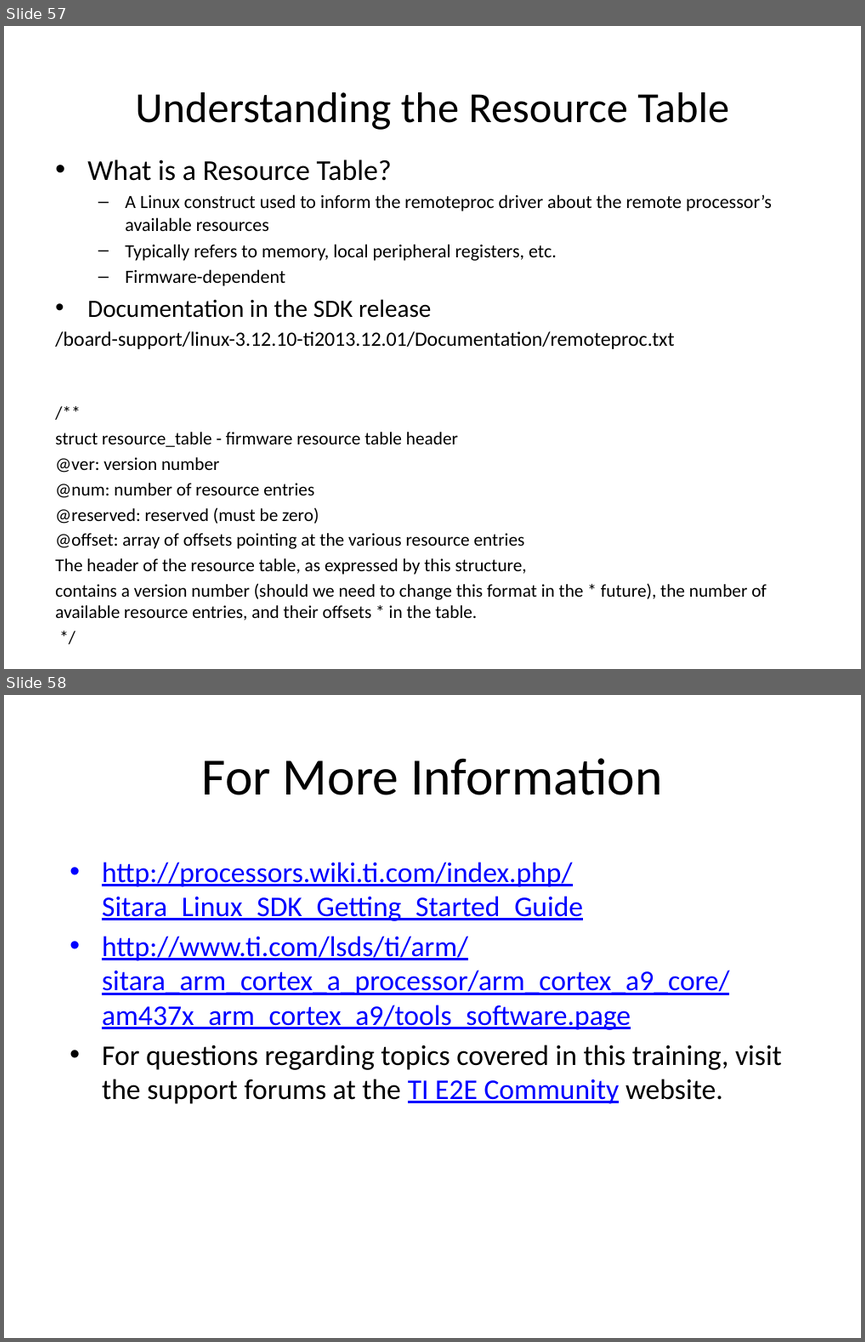
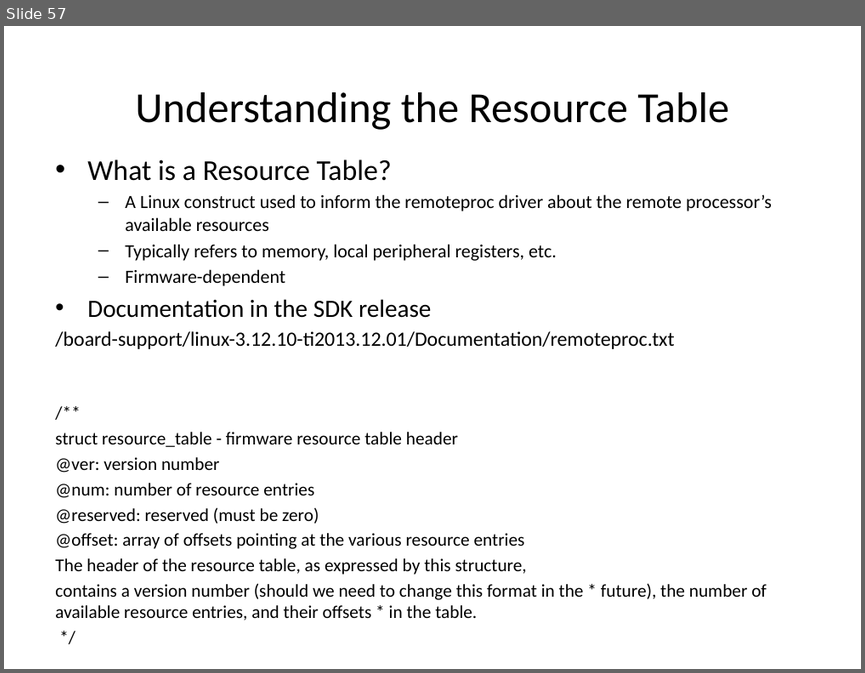
Before and after one commit to hari1989/keystone-workshop, a slide deck: preliminary/Working/presentations/Sitara/PRU in Sitara Device.pptx. Shown one above the other, each under a label of ours: slides 57 and 58 before the commit, slide 57 after it. The pictures are 865x1342 and 865x673 pixels, drawn with LibreOffice and Linux fonts; fonts in the diff are those of the drawing. Boxes give left, top, right and bottom in pixels: in the first picture for what was removed or moved away, otherwise in the second. Text is boxed around its words. In the diff, an @@ line names an element or a change of style, - is before the commit and + after.

```diff
--- a/preliminary/Working/presentations/Sitara/PRU in Sitara Device.pptx
+++ b/preliminary/Working/presentations/Sitara/PRU in Sitara Device.pptx
@@ slide 58 removed at (4,695,861,1338), background #FFFFFF @@
@@ title removed at (202,758,662,795) @@
-For More Information
@@ text removed at (102,862,782,1104) @@
-• http://processors.wiki.ti.com/index.php/Sitara_Linux_SDK_Getting_Started_Guide
-• http://www.ti.com/lsds/ti/arm/sitara_arm_cortex_a_processor/arm_cortex_a9_core/am437x_arm_cortex_a9/tools_software.page
-• For questions regarding topics covered in this training, visit the support forums at the TI E2E Community website.
```
Also in this commit, not shown: 1 slide changed, 1 slide added.
